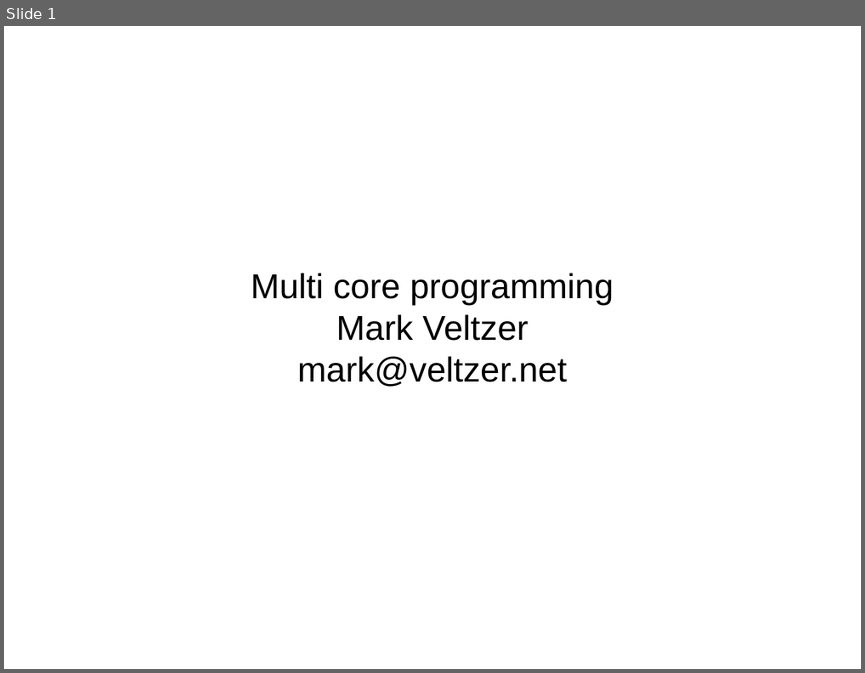
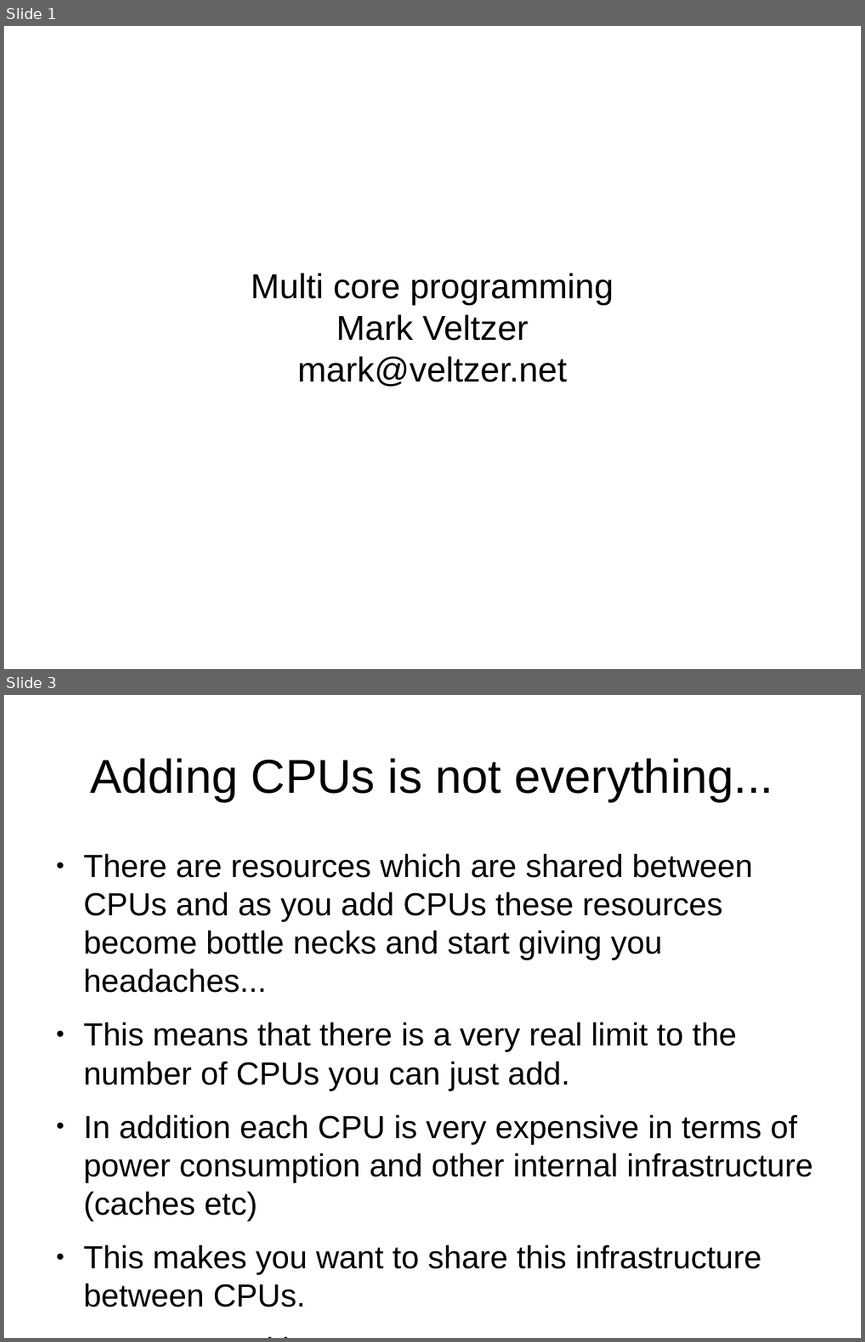
Before and after one commit to veltzer/demos, a slide deck: cpp/multi_core/multicore.odp. Shown one above the other, each under a label of ours: slide 1 before the commit, slides 1 and 3 after it; the slides between them are not shown. The pictures are 865x673 and 865x1342 pixels, drawn with LibreOffice and Linux fonts; fonts in the diff are those of the drawing. Boxes give left, top, right and bottom in pixels: in the first picture for what was removed or moved away, otherwise in the second. Text is boxed around its words. In the diff, an @@ line names an element or a change of style, - is before the commit and + after.

```diff
--- a/cpp/multi_core/multicore.odp
+++ b/cpp/multi_core/multicore.odp
@@ slide 3 added at (4,695,861,1338), background #FFFFFF @@
@@ title added at (90,758,773,801), 44 pt, text #000000 @@
+Adding CPUs is not everything...
@@ text added at (84,853,813,1274), 29.6 pt, text #000000 @@
+● There are resources which are shared between CPUs and as you add CPUs these resources become bottle necks and start giving you headaches...
+● This means that there is a very real limit to the number of CPUs you can just add.
+● In addition each CPU is very expensive in terms of power consumption and other internal infrastructure (caches etc)
+● This makes you want to share this infrastructure between CPUs.
+● In comes multi-core.
```
Also in this commit, not shown: 65 other slides added, 1 slide removed, 11 other files.
